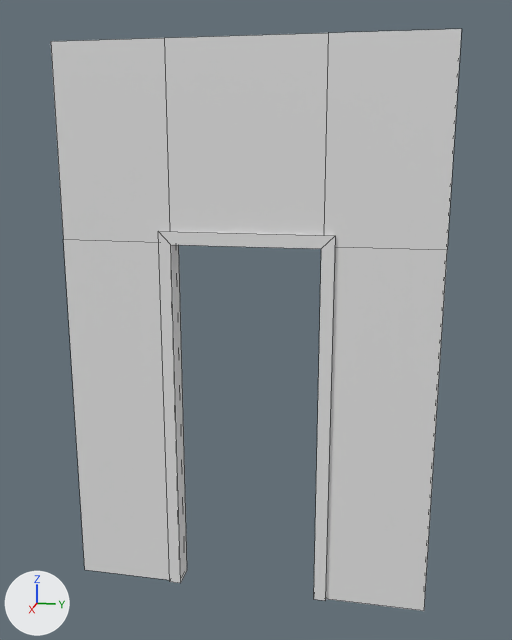
One commit to the FBX model Editor/Assets/IronWrought/Mesh/Environment/En_W_Wall_Door_2x3.fbx: the scene before it, then after it.
Both versions are drawn from a camera (50 mm lens) standing at (3.59, 1.76, 2.49) and looking at (-0.03, 1.04, 1.58). Every picture has the same lights, and +X, +Y and +Z are marked at lower left. Mesh edges are drawn as thin lines. Materials are left out; every surface is plain grey. Where no turn or scale is listed for an object, it has been applied to the vertices.

In view in the first picture: 'En_W_Wall_Door_2x3'.
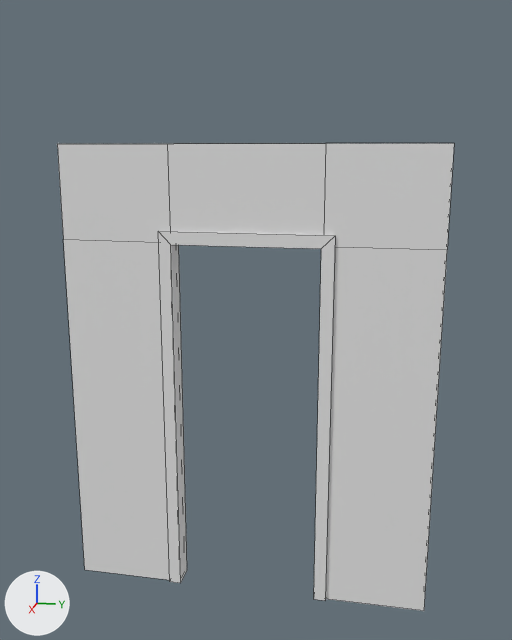
The change, as a diff of the scene's bpy script:
```diff
--- a/Editor/Assets/IronWrought/Mesh/Environment/En_W_Wall_Door_2x3.fbx.py
+++ b/Editor/Assets/IronWrought/Mesh/Environment/En_W_Wall_Door_2x3.fbx.py
@@ me_mesh @@
 me_mesh.from_pydata(...)  # 40 vertices, 25 faces; spans x -0.07..0.07, y 0.0..2.0, z 0.0..3.0
 # used by ob_en_w_wall_door_2x3; location = (0.0, 0.0, 0.0)
 # before: 18 (0.05, 0.0, 3.0) at pixel (50, 41), 19 (0.05, 2.0, 3.0) at pixel (461, 28), 21 (0.05, 0.6, 3.0) at pixel (164, 37), 23 (0.05, 1.4, 3.0) at pixel (328, 32), 30 (-0.05, 2.0, 3.0)
 # before: 31 (-0.05, 0.0, 3.0), 33 (-0.05, 1.4, 3.0), 35 (-0.05, 0.6, 3.0)
+# me_mesh part 1
+for i in [18, 19, 21, 23, 30, 31, 33, 35]: me_mesh.vertices[i].co += Vector((0.0, 0.0, -0.5))
```

Where the change shows, as pixel boxes [x1, y1, x2, y2] in the pictures (512 x 640 px; the box of a moved part takes in the faces that stretch with it):
'En_W_Wall_Door_2x3', reshaped (20% shorter)
    before: [51, 29, 461, 611]
    after: [57, 143, 454, 611]
part 1 of me_mesh, moved or reshaped
    before: [51, 29, 461, 250]
    after: [57, 143, 454, 250]
